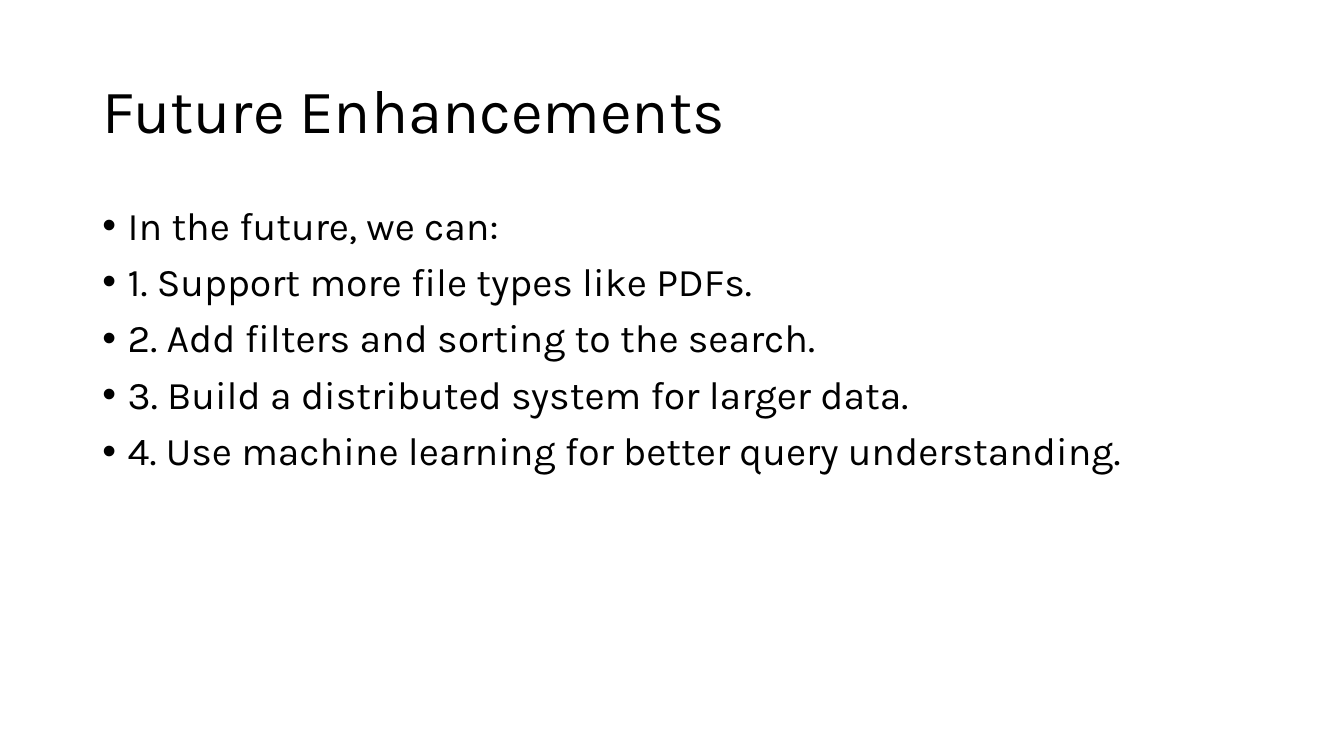
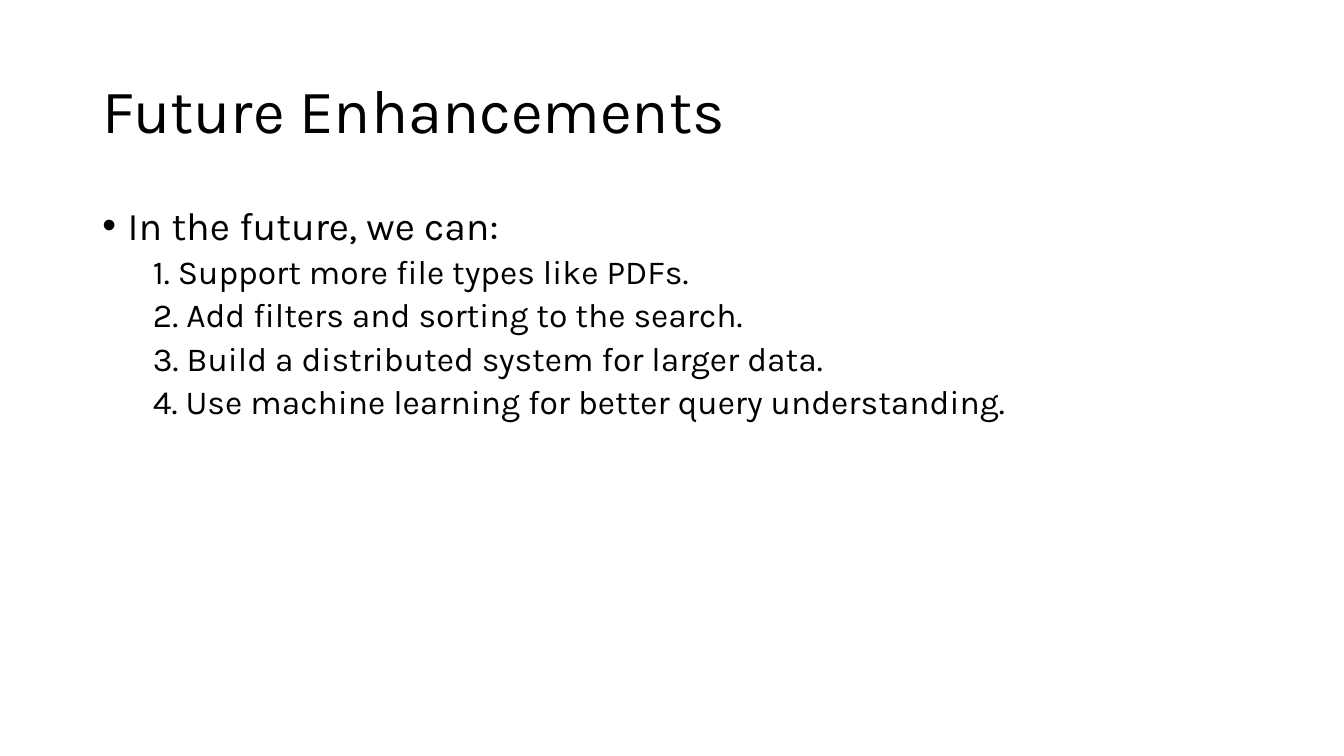
Before and after one commit to AbdulMateenzwl/Information-Retrieval, a slide deck: slide 8 of Assignment 1 (Document Search)/Document_Search_Engine_Feynman_Presentation.pptx (slide 7 before the commit). Drawn at 1344x756 pixels with LibreOffice and Linux fonts; fonts in the diff are those of the drawing. Boxes give left, top, right and bottom in pixels: in the first picture for what was removed or moved away, otherwise in the second. Text is boxed around its words. In the diff, an @@ line names an element or a change of style, - is before the commit and + after.

```diff
--- a/Assignment 1 (Document Search)/Document_Search_Engine_Feynman_Presentation.pptx
+++ b/Assignment 1 (Document Search)/Document_Search_Engine_Feynman_Presentation.pptx
@@ text at (153, 261, 1005, 423): size 28 to 24 pt in "1. Support more file types like PDFs.", "2. Add filters and sorting to the ...", "3. Build a distributed system for larger ...", "4. Use machine learning for better query ..."; bullet • to none; list level 1 to 2 in "1. Support more file types ..."; list level 1 to 2 in "2. Add filters and sorting ..."; list level 1 to 2 in "3. Build a distributed system ..."; list level 1 to 2 in "4. Use machine learning for ..." @@
```
Also in this commit, not shown: 4 other slides changed, 1 slide added, 25 other files.
